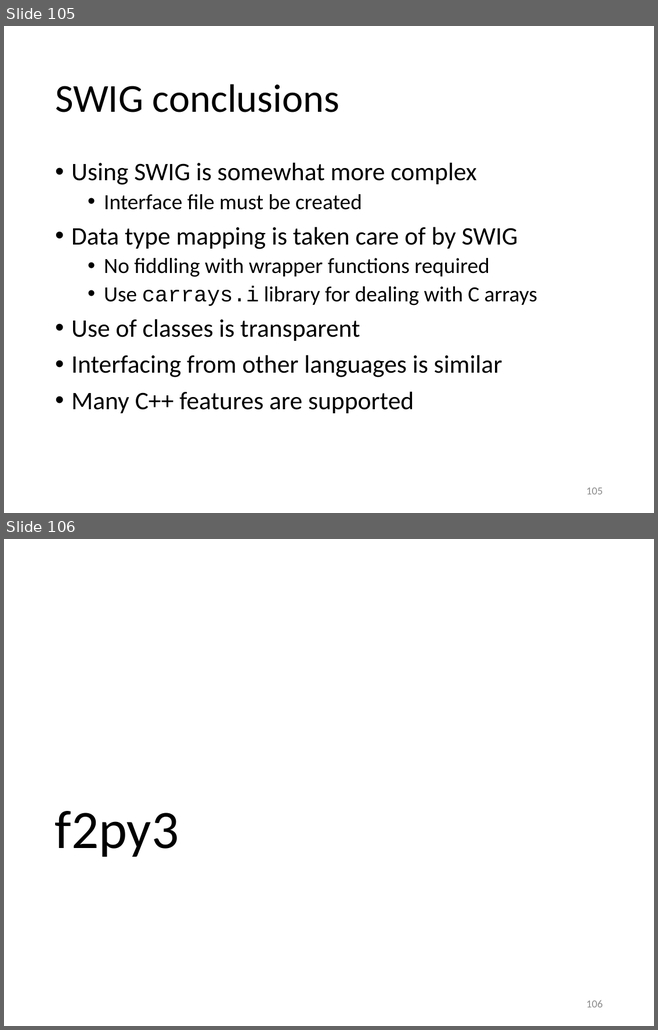
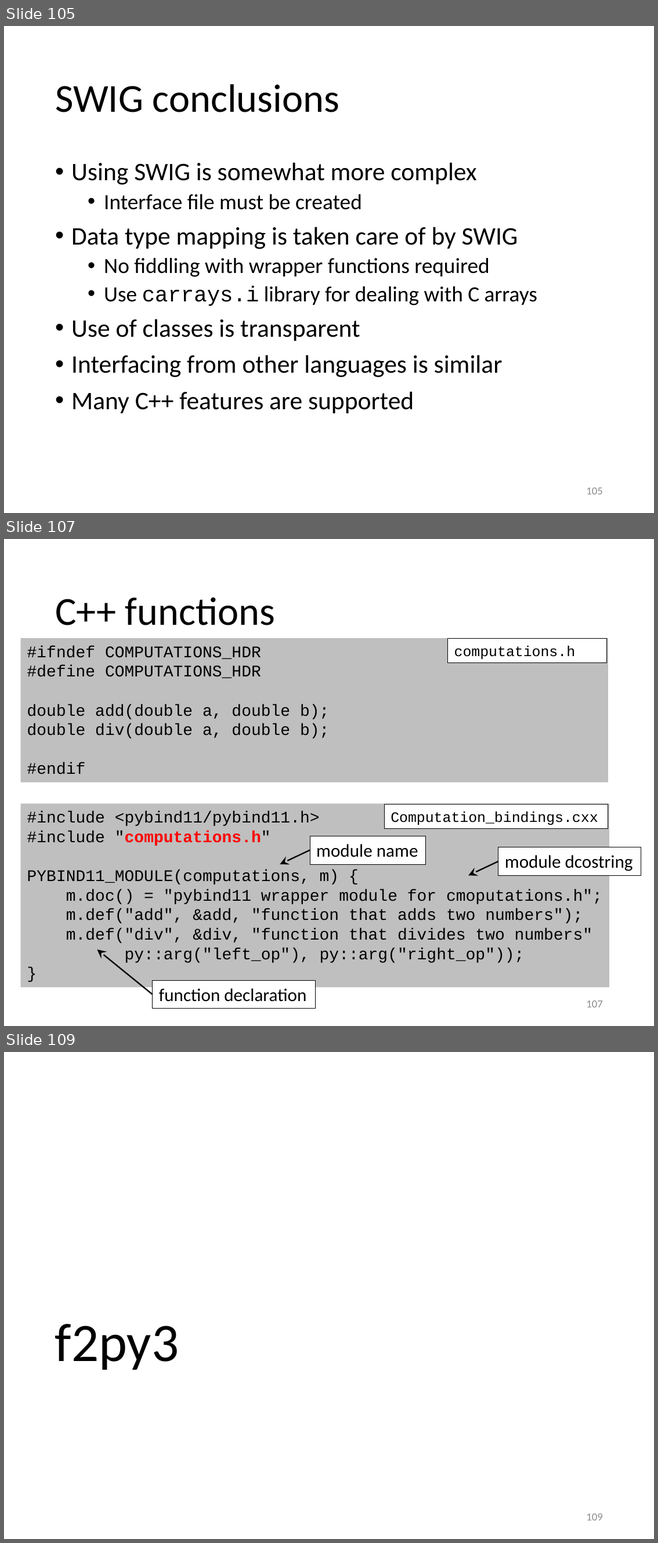
Before and after one commit to gjbex/Python-for-HPC, a slide deck: python_for_hpc.pptx. Shown one above the other, each under a label of ours: slides 105 and 106 before the commit, slides 105, 107 and 109 after it; the slides between them are not shown. The pictures are 658x1030 and 658x1543 pixels, drawn with LibreOffice and Linux fonts; fonts in the diff are those of the drawing. Boxes give left, top, right and bottom in pixels: in the first picture for what was removed or moved away, otherwise in the second. Text is boxed around its words. In the diff, an @@ line names an element or a change of style, - is before the commit and + after.

Commit message:
Add simple pybind11 example

```diff
--- a/python_for_hpc.pptx
+++ b/python_for_hpc.pptx
@@ slide 107 added at <box>4,539,654,1026</box>, background #FFFFFF @@
@@ title added at <box>55,597,275,625</box>, 44 pt, text #000000 @@
+C++ functions
@@ rectangle added at <box>21,638,608,782</box>, fill #BFBFBF, 18 pt, text #000000 @@
+#ifndef COMPUTATIONS_HDR
+#define COMPUTATIONS_HDR
+double add(double a, double b);
+double div(double a, double b);
+#endif
@@ rectangle added at <box>448,639,606,663</box>, fill #FFFFFF, outline #000000 0.75 pt, 16 pt, text #000000 @@
+computations.h
@@ rectangle added at <box>21,804,610,988</box>, fill #BFBFBF, 18 pt, text #000000 @@
+#include <pybind11/pybind11.h>
+#include "computations.h"
+PYBIND11_MODULE(computations, m) {
+m.doc() = "pybind11 wrapper module for cmoputations.h";
+m.def("add", &add, "function that adds two numbers");
+m.def("div", &div, "function that divides two numbers"
+py::arg("left_op"), py::arg("right_op"));
+}
@@ rectangle added at <box>384,805,607,829</box>, fill #FFFFFF, outline #000000 0.75 pt, 16 pt, text #000000 @@
+Computation_bindings.cxx
@@ arrow added from (310, 850) to (280, 864), #000000 1.5 pt @@
@@ rectangle added at <box>310,836,426,864</box>, fill #FFFFFF, outline #000000 0.75 pt, 20 pt, text #000000 @@
+module name
@@ rectangle added at <box>498,847,641,875</box>, fill #FFFFFF, outline #000000 0.75 pt, 20 pt, text #000000 @@
+module dcostring
@@ arrow added from (498, 861) to (468, 875), #000000 1.5 pt @@
@@ arrow added from (152, 994) to (97, 950), #000000 1.5 pt @@
@@ rectangle added at <box>152,980,314,1009</box>, fill #FFFFFF, outline #000000 0.75 pt, 20 pt, text #000000 @@
+function declaration
@@ page number added at <box>586,1001,602,1008</box>, 12 pt, text #8C8C8C @@
+107
@@ what was slide 106 is now slide 109 @@
@@ page number at <box>586,1514,602,1521</box>: text changed @@
-106
+109
```
Also in this commit, not shown: 2 slides changed, 2 other slides added.
